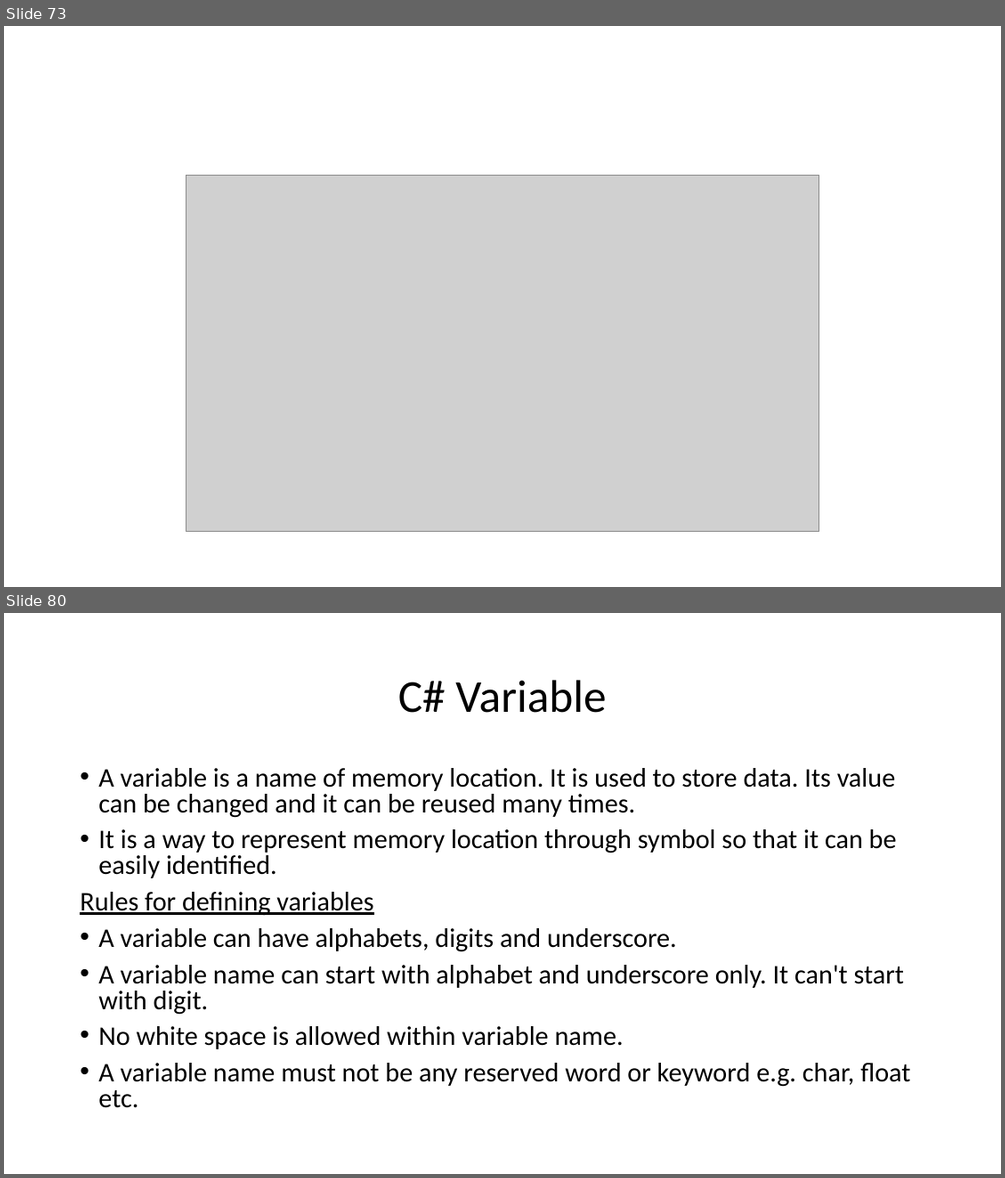
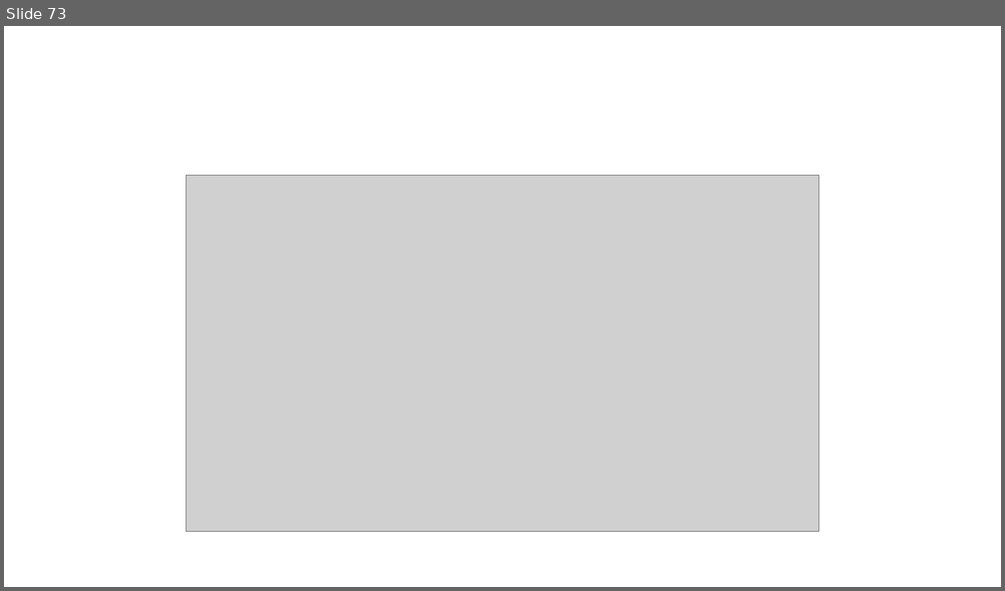
Before and after one commit to MadhuSudhan-Gangumolu/ppt, a slide deck: NET Introduction.pptx. Shown one above the other, each under a label of ours: slides 73 and 80 before the commit, slide 73 after it; the slides between them are not shown. The pictures are 1005x1178 and 1005x591 pixels, drawn with LibreOffice and Linux fonts; fonts in the diff are those of the drawing; grey boxes stand for pictures; background and template pictures are left out. Boxes give left, top, right and bottom in pixels: in the first picture for what was removed or moved away, otherwise in the second. Text is boxed around its words. In the diff, an @@ line names an element or a change of style, - is before the commit and + after.

```diff
--- a/NET Introduction.pptx
+++ b/NET Introduction.pptx
@@ slide 80 removed at bbox=[4, 613, 1001, 1174], background #FFFFFF @@
@@ title removed at bbox=[398, 680, 606, 713] @@
-C# Variable
@@ text removed at bbox=[80, 768, 910, 1108] @@
-• A variable is a name of memory location. It is used to store data. Its value can be changed and it can be reused many times.
-• It is a way to represent memory location through symbol so that it can be easily identified.
-Rules for defining variables
-• A variable can have alphabets, digits and underscore.
-• A variable name can start with alphabet and underscore only. It can't start with digit.
-• No white space is allowed within variable name.
-• A variable name must not be any reserved word or keyword e.g. char, float etc.
```
Also in this commit, not shown: 13 other slides removed, 1 other file.
